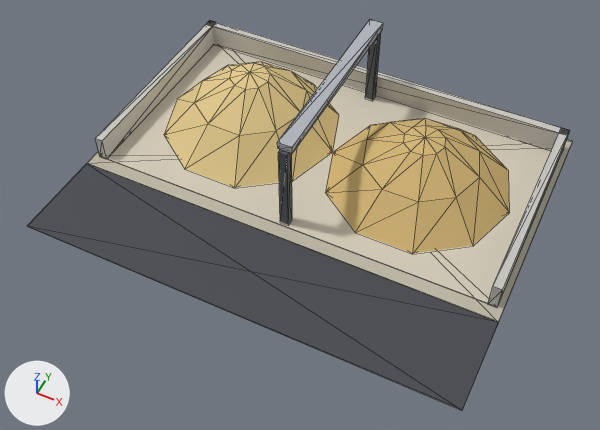
A saved change to the glTF model public/models/site_heap_sand.glb.
The view is the same before and after, from a camera (50 mm lens) standing at (17.1, -36.1, 41.3) and looking at (0.7, -3.4, 0.4). Arrows for +X, +Y and +Z are at lower left; the lights stay in place. The first picture is the older version. Mesh edges are drawn as thin lines. Vertices at exactly the same position are counted once.

In view in the first picture: 'site_heap_sand'.
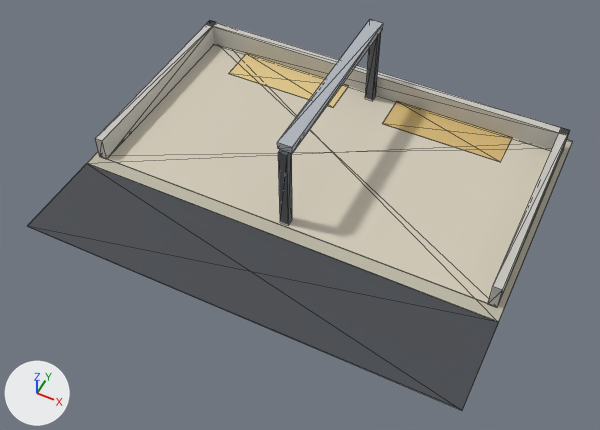
What the commit changed:
me_site_heap_sand is used by ob_site_heap_sand; location (0.0, 0.0, 0.0).
me_site_heap_sand had 125 vertices, 222 faces and spanned x -15.0..15.0, y -12.0..12.0, z 0.0..6.9.
me_site_heap_sand now has 80 vertices, 130 faces and spans x -15.0..15.0, y -12.0..12.0, z 0.0..6.9.
me_site_heap_sand part 1: a new loose piece, a box spanning x -11.0..-2.0, y 7.6..10.4, z 0.09..0.11, in mat_sand_pile (yellow #e4cb8c).
me_site_heap_sand part 2: a new loose piece, a box spanning x 2.0..11.0, y 7.6..10.4, z 0.09..0.11, in mat_sand_pile2 (beige #d3b574).
me_site_heap_sand part 3: the loose piece of 61 vertices spanning x -13.0..13.0, y -2.9..9.4, z 0.1..4.9 is deleted.

Where the change shows, as pixel boxes (x1, y1, x2, y2) in the pictures (600 x 430 px):
part 1 of me_site_heap_sand, added (yellow)
    after: (229, 54, 348, 107)
part 2 of me_site_heap_sand, added (beige)
    after: (382, 101, 512, 162)
part 3 of me_site_heap_sand, deleted
    before: (164, 62, 509, 253)
